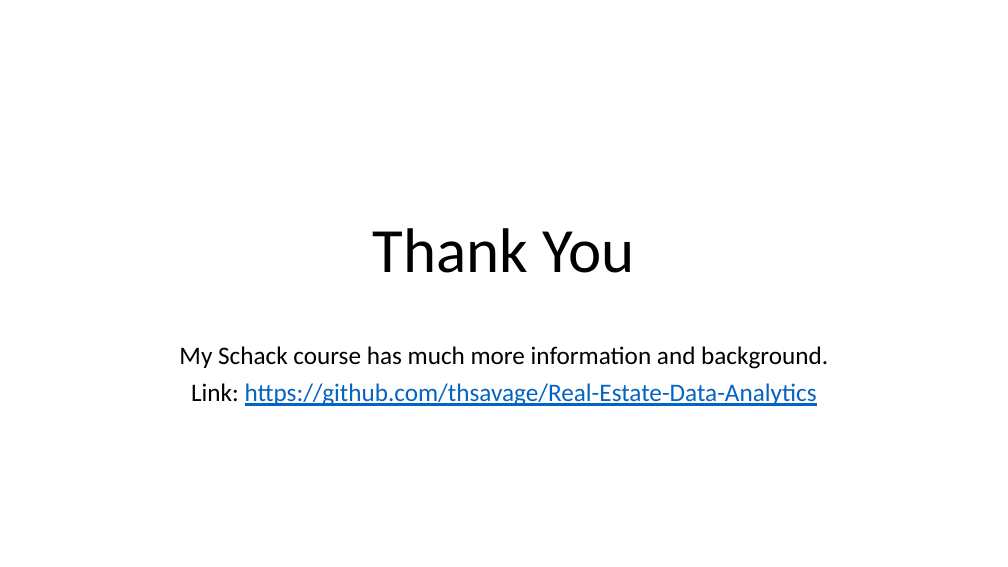
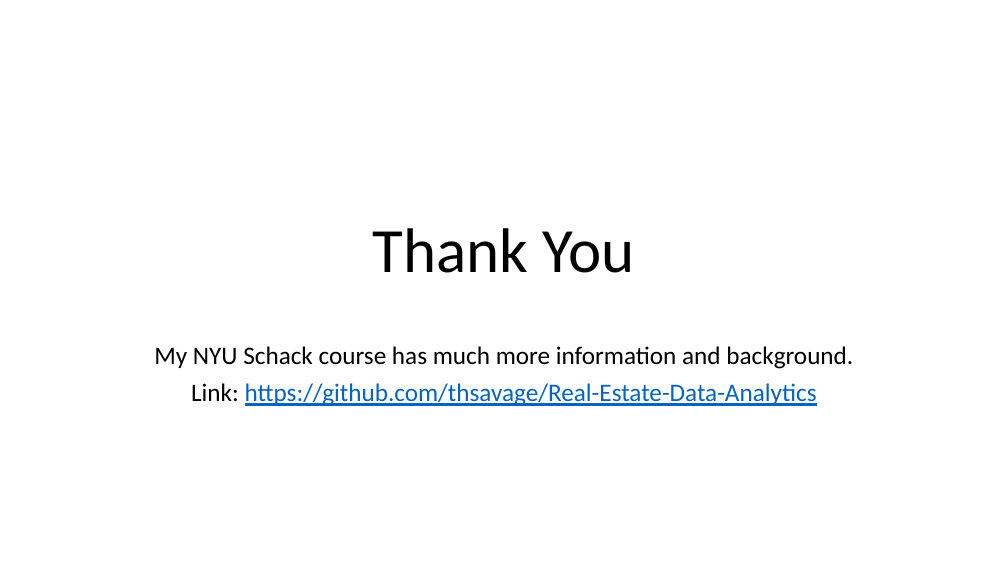
Before and after one commit to thsavage/Public-Presentations, a slide deck: slide 19 of It Ain't AI.pptx. Drawn at 1008x567 pixels with LibreOffice and Linux fonts; fonts in the diff are those of the drawing. Boxes give left, top, right and bottom in pixels: in the first picture for what was removed or moved away, otherwise in the second. Text is boxed around its words. In the diff, an @@ line names an element or a change of style, - is before the commit and + after.

```diff
--- a/It Ain't AI.pptx
+++ b/It Ain't AI.pptx
@@ subtitle at bbox=[154, 346, 853, 369]: text changed @@
-My Schack course has much more information and background.
+My NYU Schack course has much more information and background.
```
Also in this commit, not shown: 10 other slides changed.
